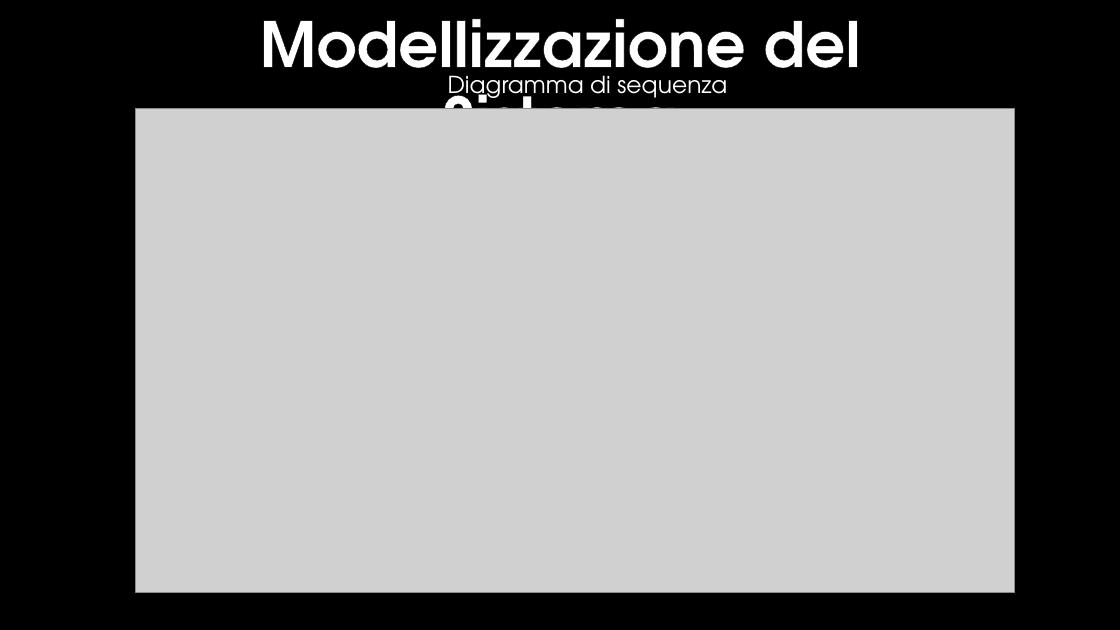
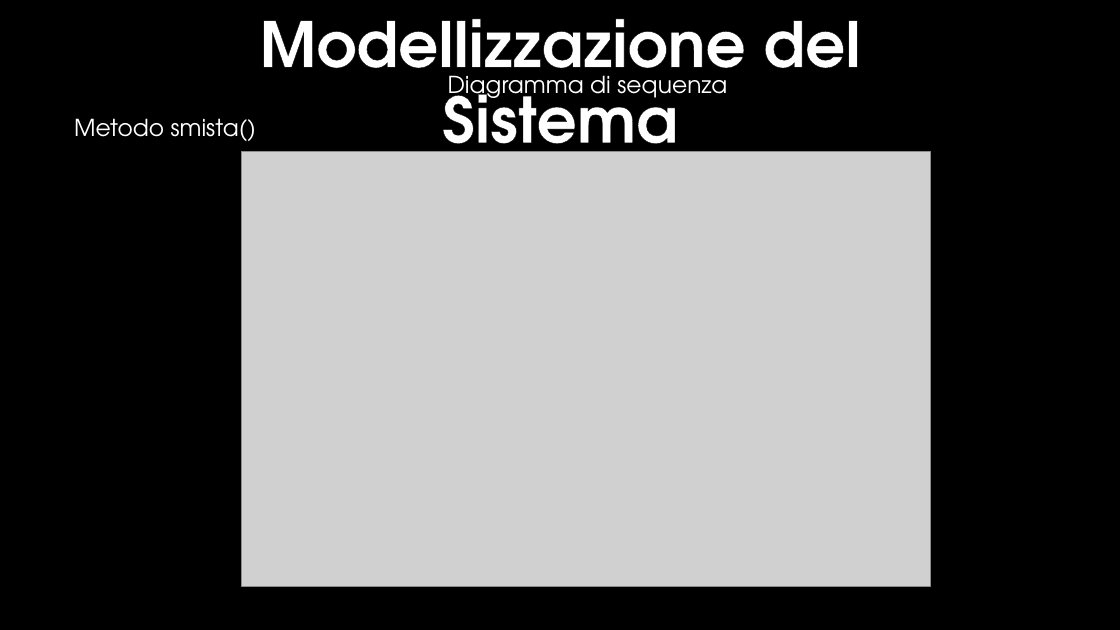
Before and after one commit to Gabrielesavella/Progetto-E18, a slide deck: slide 11 of docs/Presentazione Progetto.pptx (slide 10 before the commit). Drawn at 1120x630 pixels with LibreOffice and Linux fonts; fonts in the diff are those of the drawing; grey boxes stand for pictures; background and template pictures are left out. Boxes give left, top, right and bottom in pixels: in the first picture for what was removed or moved away, otherwise in the second. Text is boxed around its words. In the diff, an @@ line names an element or a change of style, - is before the commit and + after.

```diff
--- a/docs/Presentazione Progetto.pptx
+++ b/docs/Presentazione Progetto.pptx
@@ text added at (74, 118, 256, 141), 20 pt, text #FFFFFF @@
+Metodo smista()
@@ picture: place and size @@
-picture at (136, 108, 1015, 592)
+picture at (242, 151, 930, 586)
```
Also in this commit, not shown: 1 slide added, 3 other files.
